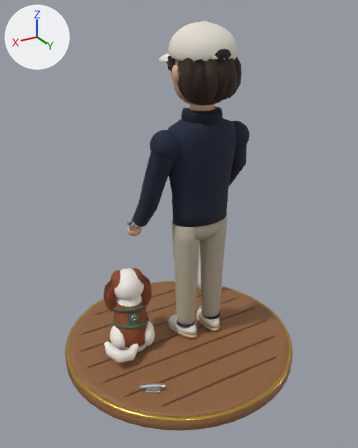
Two versions of the glTF model output/boat-guy-and-dog.glb, one commit apart.
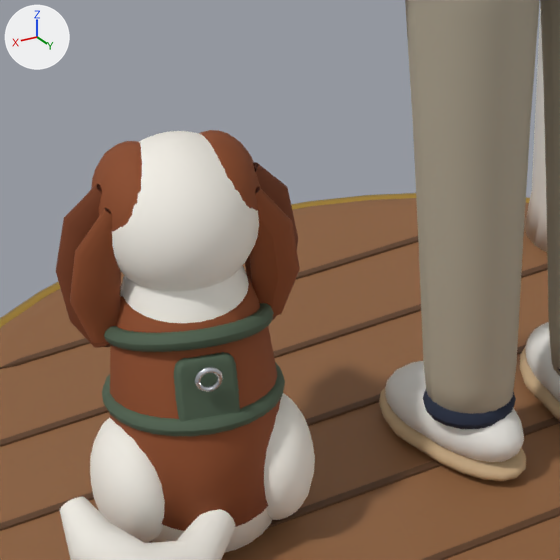
Old and new are each drawn whole from a 50 mm lens placed at (1.332, 2.221, 1.956), pointed at (0.02, 0.034, 0.863) and again close up on the part from 26% to 57% of the width and 54% to 79% of the height. Arrows for +X, +Y and +Z are at upper left; the lights stay in place. The first two pictures are the older version. Vertices at exactly the same position are counted once.

In view in the first close-up: 'FigurineRoot'.
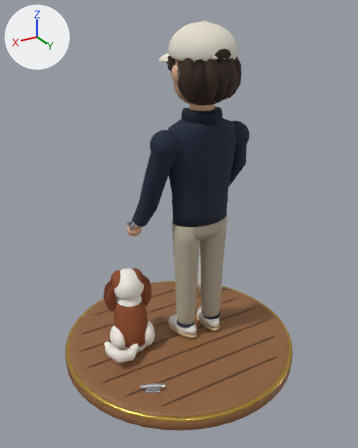
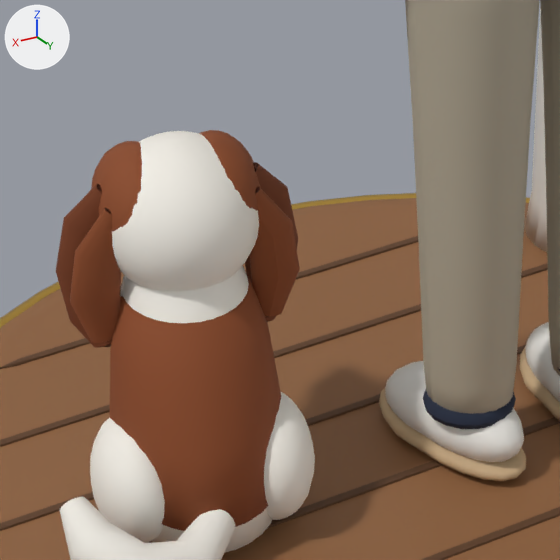
Location of each change, (x1, y1, x2, y2) in pixels of the close-ups (560 x 560 px):
part 1 of me_boatguyandcavalier, deleted
    before: (174, 352, 240, 422)
part 2 of me_boatguyandcavalier, deleted
    before: (195, 367, 223, 392)
part 3 of me_boatguyandcavalier, cut back (mostly hidden afterwards)
    before: (77, 276, 289, 439)
    after: (77, 306, 289, 427)

The edits, one by one:
me_boatguyandcavalier is used by ob_figurineroot; location (0.0, 0.0, 0.0).
me_boatguyandcavalier had 16466 vertices, 31984 faces and spanned x -0.7..0.7, y -0.7..0.7, z 0.0..1.91.
me_boatguyandcavalier now has 15664 vertices, 30424 faces and spans x -0.7..0.7, y -0.7..0.7, z 0.0..1.91.
me_boatguyandcavalier part 1: the loose piece of 130 vertices spanning x 0.27..0.35, y -0.02..0.03, z 0.26..0.35 is deleted.
me_boatguyandcavalier part 2: the loose piece of 112 vertices spanning x 0.3..0.33, y 0.01..0.03, z 0.32..0.35 is deleted.
me_boatguyandcavalier part 3: 6 vertices moved within x 0.2..0.38, y -0.15..-0.03, z 0.25..0.33; 560 vertices removed from x 0.18..0.4, y -0.21..0.04, z 0.22..0.38.
me_boatguyandcavalier no longer uses material mat_dog_harness_chest_mat (greyish green #4c5e4b).
me_boatguyandcavalier no longer uses material mat_dog_harness_belly_mat (greyish green #4c5e4b).
me_boatguyandcavalier no longer uses material mat_dog_harness_backpad_mat (greyish green #4c5e4b).
me_boatguyandcavalier no longer uses material mat_dog_harness_ring_mat (light grey #d4d8df).
